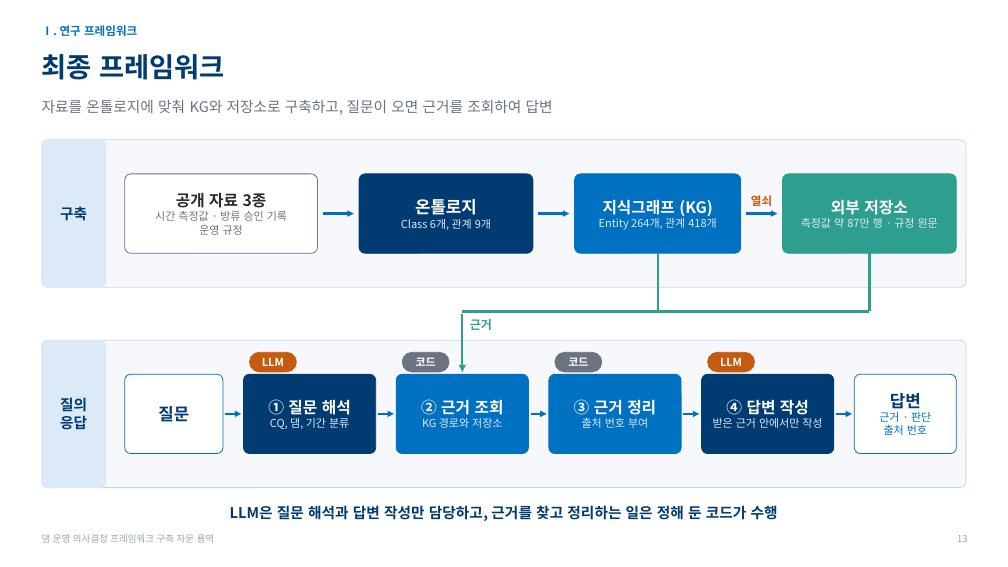
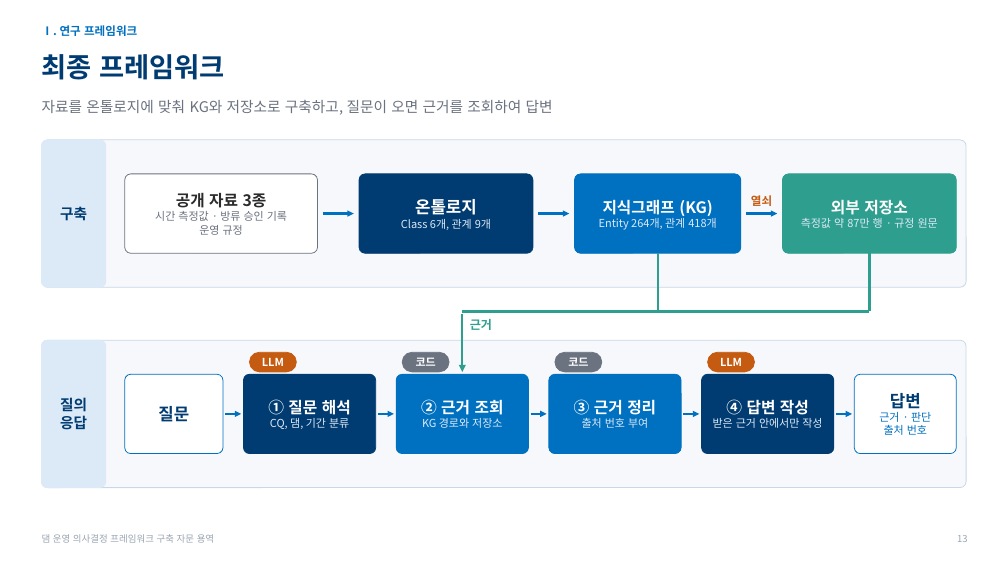
Before and after one commit to mkm1119/KGRAG-LLM, a slide deck: slide 13 of project_khnp/2026.11.26_한강수력본부_발표자료_최종.pptx. Drawn at 1008x567 pixels with LibreOffice and Linux fonts; fonts in the diff are those of the drawing; background and template pictures are left out. Boxes give left, top, right and bottom in pixels: in the first picture for what was removed or moved away, otherwise in the second. Text is boxed around its words. In the diff, an @@ line names an element or a change of style, - is before the commit and + after.

```diff
--- a/project_khnp/2026.11.26_한강수력본부_발표자료_최종.pptx
+++ b/project_khnp/2026.11.26_한강수력본부_발표자료_최종.pptx
@@ text removed at bbox=[230, 505, 778, 521] @@
-LLM은 질문 해석과 답변 작성만 담당하고, 근거를 찾고 정리하는 일은 정해 둔 코드가 수행
```
Also in this commit, not shown: 3 other slides changed, 1 other file.
